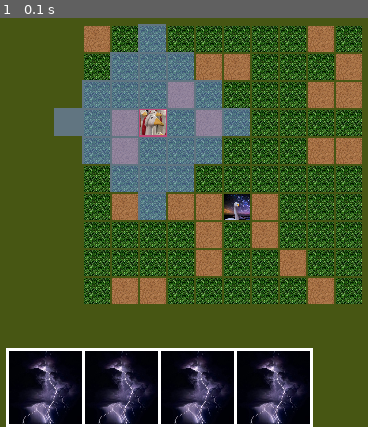
Above: before the commit, frame 1.
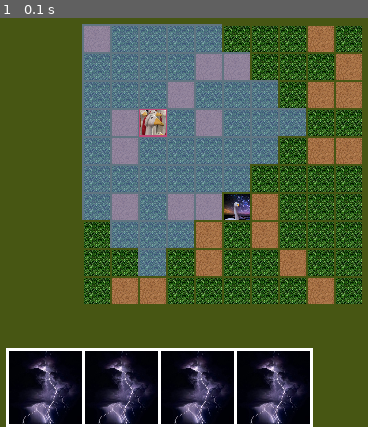
Above: after the commit, the same moment.

Repository: Qolorerr/PyGameLocalRPG
Game: pygame game, started from src/main.py
Two runs of this game, one before a commit and one after it. Both use one fixed random seed, a clock stepped at 60 frames per second and the inputs below.
Inputs:
- Up to frame 1 (0.1 s): no input

The runs differ from the first frame. In frame 1, 13% of the frame differs, in the area x 14-84%, y 1-64%.

Commit message:
fixed some bugs

Diff:
--- a/src/hero.py
+++ b/src/hero.py
@@ -27,13 +27,15 @@
 
     def attack(self, other_essence, type_of_attack=3):
         if self.steps > 0:
-            super().attack(other_essence, type_of_attack)
+            res = super().attack(other_essence, type_of_attack)
             self.do_step()
+            return res
 
     def move(self, new_location, map):
         if self.steps > 0:
-            super().move(new_location, map)
+            res = super().move(new_location, map)
             self.do_step()
+            return res
 
     def get_event(self, keydown_unicode, gameMap, screen):
         if keydown_unicode in ['w', 'ц']:
@@ -74,7 +76,8 @@
                         continue
                     x = map.left + (self.location[0] + i) * map.cell_size - map.indent
                     y = map.top + (self.location[1] + j) * map.cell_size - map.indent
-                    screen.blit(textures[5].image, (x + camera[0], y + camera[1]))
+                    if x >= -1 and y >= -1:
+                        screen.blit(textures[5].image, (x + camera[0], y + camera[1]))
 
     def render_can_attack(self, screen, map):
         for i in essences:
--- a/src/main.py
+++ b/src/main.py
@@ -29,7 +29,7 @@
     running = True
     mainHeroID = 0
     gameMap = Map(10, 10, mainHeroID)
-    essences.append(Hero(100, 30, (2, 3), textures[2].image, 1, 5, 3, True))
+    essences.append(Hero(100, 30, (2, 3), textures[2].image, 1, 5, 5, True))
     essences.append(Being(100, 50, (5, 6), textures[1].image, 10, 10))
     infoObj = pygame.display.Info()
     cameraX = -gameMap.left - essences[mainHeroID].location[0] * (gameMap.cell_size + gameMap.indent) + \
